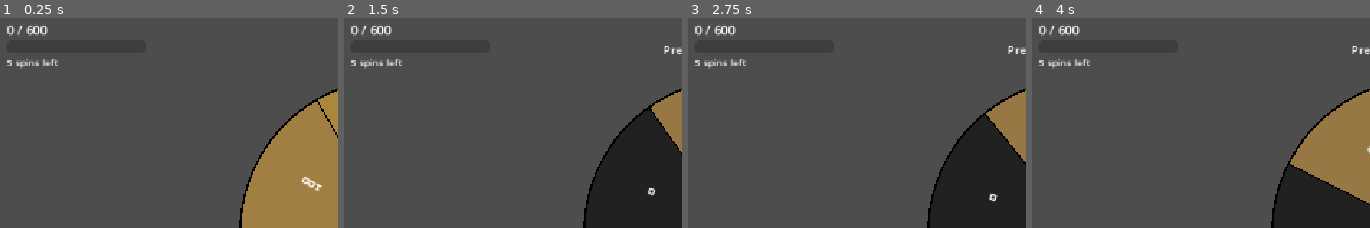
Above: before the commit, frames 1-4 (left to right).
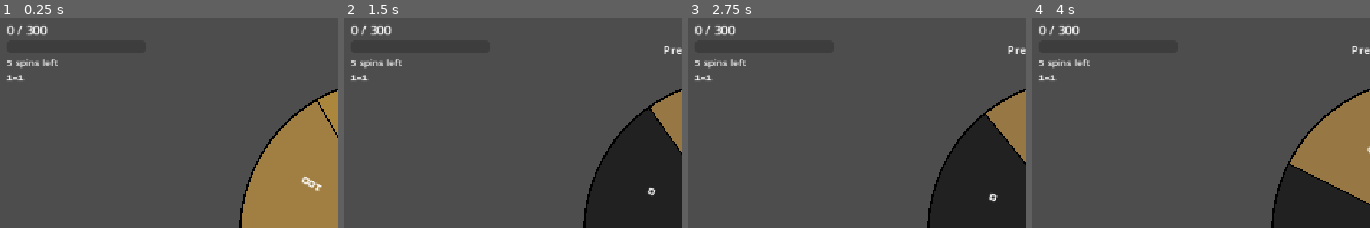
Above: after the commit, the same moments.

Repository: escpad/wheeling-time
Game: Godot game, scene res://scenes/main.tscn
Two runs of this game, one before a commit and one after it. Both use one fixed random seed, a clock stepped at 60 frames per second and the inputs below.
Inputs (mouse positions are % of the whole screen's width and height, from its top left):
- Up to frame 1 (0.25 s): no input
- Up to frame 2 (1.5 s): click "SPIN" at 0.5 s; click "SPIN" at 1.25 s
- Up to frame 3 (2.75 s): click "SPIN" at 2 s
- Up to frame 4 (4 s): tap Space at 2.75, 3.5 s; move the mouse to (84, 46) at 2.77 s; click (84, 46) at 2.92 s; tap Enter (ui_accept) at 3.02, 3.77 s; move the mouse to (34, 57) at 3.52 s; click (34, 57) at 3.67 s
The pictures show only the part of the screen within x 0-50%, y 0-50%; the shares and areas given below are measured in that part.

The runs differ from the first frame. In frame 1, 0.1% of the frame differs, in the area x 1-10%, y 3-30%; in frame 2, 0.1%; in frame 3, 0.1%; in frame 4, 0.1%.

Commit message:
added: stage and level system

Diff:
--- a/scenes/main.tscn
+++ b/scenes/main.tscn
@@ -69,6 +69,26 @@
 offset_bottom = 90.0
 theme_override_font_sizes/font_size = 14
 text = "5 spins left"
+
+[node name="StageLevelLabel" type="Label" parent="." unique_id=1000000018]
+offset_left = 20.0
+offset_top = 95.0
+offset_right = 220.0
+offset_bottom = 115.0
+theme_override_fonts/font = ExtResource("3_font")
+theme_override_font_sizes/font_size = 16
+text = "1-1"
+
+[node name="DebuffLabel" type="Label" parent="." unique_id=1000000019]
+visible = false
+offset_left = 20.0
+offset_top = 118.0
+offset_right = 260.0
+offset_bottom = 136.0
+theme_override_fonts/font = ExtResource("3_font")
+theme_override_font_sizes/font_size = 13
+theme_override_colors/font_color = Color(1, 0.4, 0.4, 1)
+text = "! VALUES HALVED"
 
 [node name="CurseTracker" type="VBoxContainer" parent="." unique_id=1000000016]
 offset_left = 930.0
@@ -144,6 +164,44 @@
 theme_override_colors/font_color = Color(0.7, 0.7, 0.7, 1)
 text = "Skip"
 
+[node name="LevelCompleteLayer" type="CanvasLayer" parent="." unique_id=1000000020]
+layer = 7
+visible = false
+
+[node name="Dim" type="ColorRect" parent="LevelCompleteLayer" unique_id=1000000021]
+anchors_preset = 15
+anchor_right = 1.0
+anchor_bottom = 1.0
+color = Color(0, 0, 0, 0.75)
+
+[node name="LevelLabel" type="Label" parent="LevelCompleteLayer" unique_id=1000000022]
+offset_left = 376.0
+offset_top = 230.0
+offset_right = 776.0
+offset_bottom = 290.0
+horizontal_alignment = 1
+theme_override_fonts/font = ExtResource("3_font")
+theme_override_font_sizes/font_size = 42
+text = "LEVEL COMPLETE"
+
+[node name="NextLevelLabel" type="Label" parent="LevelCompleteLayer" unique_id=1000000023]
+offset_left = 426.0
+offset_top = 298.0
+offset_right = 726.0
+offset_bottom = 330.0
+horizontal_alignment = 1
+theme_override_fonts/font = ExtResource("3_font")
+theme_override_font_sizes/font_size = 22
+text = "Next: 1-2"
+
+[node name="ContinueBtn" type="Button" parent="LevelCompleteLayer" unique_id=1000000024]
+offset_left = 511.0
+offset_top = 348.0
+offset_right = 641.0
+offset_bottom = 388.0
+theme_override_fonts/font = ExtResource("3_font")
+text = "CONTINUE"
+
 [node name="GameOverLayer" type="CanvasLayer" parent="." unique_id=1000000004]
 layer = 10
 visible = false
--- a/scripts/game_manager.gd
+++ b/scripts/game_manager.gd
@@ -1,19 +1,47 @@
 extends Node
+
+const TOTAL_STAGES     := 3
+const LEVELS_PER_STAGE := 3
+const SPINS_PER_LEVEL  := 5
 
 signal game_started
 signal game_over(won: bool)
 signal score_changed(new_score: int)
+signal level_complete(new_stage: int, new_level: int)
 signal event(name: String, data: Dictionary)
 
 var score:      int = 0
 var spins_left: int = 0
 var quota:      int = 0
+var stage:      int = 1
+var level:      int = 1
 
-func start_game(spin_count: int, quota_goal: int) -> void:
+func start_game() -> void:
+	stage      = 1
+	level      = 1
 	score      = 0
-	spins_left = spin_count
-	quota      = quota_goal
+	spins_left = SPINS_PER_LEVEL
+	quota      = _quota_for(1, 1)
 	emit_signal("game_started")
+
+func _quota_for(s: int, l: int) -> int:
+	return ((s - 1) * 3 + (l - 1) + 2) * 150
+
+func is_boss_level() -> bool:
+	return level == LEVELS_PER_STAGE
+
+func advance_level() -> void:
+	level += 1
+	if level > LEVELS_PER_STAGE:
+		level = 1
+		stage += 1
+	if stage > TOTAL_STAGES:
+		emit_signal("game_over", true)
+		return
+	score      = 0
+	spins_left = SPINS_PER_LEVEL
+	quota      = _quota_for(stage, level)
+	emit_signal("level_complete", stage, level)
 
 func add_score(value: int) -> void:
 	score += value
@@ -26,14 +54,20 @@
 	return score >= quota or spins_left <= 0
 
 func check_and_end() -> void:
-	if is_over():
-		emit_signal("game_over", score >= quota)
+	if score >= quota:
+		advance_level()
+	elif spins_left <= 0:
+		emit_signal("game_over", false)
+
+# SCENE TRANSITIONS ---------------------------------------------------------------
 
 func go_to_scene(path: String) -> void:
 	get_tree().change_scene_to_file(path)
 
 func reload() -> void:
 	get_tree().reload_current_scene()
+
+# PAUSE / TIME SCALE ---------------------------------------------------------------
 
 func pause() -> void:
 	get_tree().paused = true
--- a/scripts/main.gd
+++ b/scripts/main.gd
@@ -5,35 +5,46 @@
 
 var _pixel_font: Font = preload("res://assets/BoldPixels.ttf")
 
-@onready var _wheel:       Node2D      = $Wheel
-@onready var _spin_btn:    Button      = $SpinButton
-@onready var _spin_helper: Label       = $SpinText
-@onready var _quota_lbl:   Label       = $QuotaLabel
-@onready var _quota_bar:   ProgressBar = $QuotaBar
-@onready var _spins_lbl:   Label       = $SpinsLabel
-@onready var _game_over:   CanvasLayer = $GameOverLayer
-@onready var _result_lbl:  Label       = $"GameOverLayer/ResultLabel"
-@onready var _score_lbl:   Label       = $"GameOverLayer/ScoreLabel"
-@onready var _restart_btn: Button      = $"GameOverLayer/RestartBtn"
-@onready var _curse_tracker: VBoxContainer = $CurseTracker
-@onready var _boon_sel:    CanvasLayer = $BoonSelectorLayer
-@onready var _skip_btn:    Button      = $"BoonSelectorLayer/SkipBtn"
-@onready var _boon_btns:   Array       = [
+@onready var _wheel:          Node2D      = $Wheel
+@onready var _spin_btn:       Button      = $SpinButton
+@onready var _spin_helper:    Label       = $SpinText
+@onready var _quota_lbl:      Label       = $QuotaLabel
+@onready var _quota_bar:      ProgressBar = $QuotaBar
+@onready var _spins_lbl:      Label       = $SpinsLabel
+@onready var _stage_lbl:      Label       = $StageLevelLabel
+@onready var _debuff_lbl:     Label       = $DebuffLabel
+@onready var _curse_tracker:  VBoxContainer = $CurseTracker
+@onready var _level_layer:    CanvasLayer = $LevelCompleteLayer
+@onready var _level_lbl:      Label       = $"LevelCompleteLayer/LevelLabel"
+@onready var _next_lbl:       Label       = $"LevelCompleteLayer/NextLevelLabel"
+@onready var _continue_btn:   Button      = $"LevelCompleteLayer/ContinueBtn"
+@onready var _game_over:      CanvasLayer = $GameOverLayer
+@onready var _result_lbl:     Label       = $"GameOverLayer/ResultLabel"
+@onready var _score_lbl:      Label       = $"GameOverLayer/ScoreLabel"
+@onready var _restart_btn:    Button      = $"GameOverLayer/RestartBtn"
+@onready var _boon_sel:       CanvasLayer = $BoonSelectorLayer
+@onready var _skip_btn:       Button      = $"BoonSelectorLayer/SkipBtn"
+@onready var _boon_btns:      Array       = [
 	$"BoonSelectorLayer/BoonBtn0",
 	$"BoonSelectorLayer/BoonBtn1",
 	$"BoonSelectorLayer/BoonBtn2",
 ]
 
 var _current_boons: Array = []
+var _pending_level_complete: bool = false
+var _pending_next_stage:     int  = 0
+var _pending_next_level:     int  = 0
 
 func _ready() -> void:
-	GameManager.start_game(5, 600)
+	GameManager.start_game()
 	_spin_btn.pressed.connect(_wheel.start_spin)
 	_wheel.spin_stopped.connect(_on_spin_stopped)
 	_restart_btn.pressed.connect(GameManager.reload)
+	_continue_btn.pressed.connect(_on_continue_level)
 	_skip_btn.pressed.connect(_on_skip)
 	GameManager.score_changed.connect(func(_s: int): _update_hud())
 	GameManager.game_over.connect(_on_game_over)
+	GameManager.level_complete.connect(_on_level_complete)
 	for i in 3:
 		var idx := i
 		var btn: Button = _boon_btns[i]
@@ -47,10 +58,42 @@
 	GameManager.add_score(value)
 	GameManager.use_spin()
 	_update_hud()
+	var was_last_spin := GameManager.spins_left == 0
 	GameManager.check_and_end()
-	if not GameManager.is_over():
+	if _pending_level_complete:
+		if not was_last_spin:
+			_show_boon_selector()
+		else:
+			_show_level_complete_overlay()
+	elif not GameManager.is_over():
 		_spin_helper.text = "LAST SPIN — click to stop!" if GameManager.spins_left == 1 else "Press SPACE to stop!"
 		_show_boon_selector()
+
+func _on_level_complete(new_stage: int, new_level: int) -> void:
+	_pending_level_complete = true
+	_pending_next_stage     = new_stage
+	_pending_next_level     = new_level
+
+func _show_level_complete_overlay() -> void:
+	_spin_btn.disabled = true
+	_boon_sel.visible  = false
+	if GameManager.is_boss_level():
+		_wheel.apply_debuff()
+		_debuff_lbl.visible = true
+	elif _wheel.debuff_active:
+		_wheel.remove_debuff()
+		_debuff_lbl.visible = false
+	_level_lbl.text      = "LEVEL COMPLETE"
+	_next_lbl.text       = "Next: %d-%d" % [_pending_next_stage, _pending_next_level]
+	_pending_level_complete = false
+	_level_layer.visible = true
+
+func _on_continue_level() -> void:
+	_level_layer.visible = false
+	_spin_btn.disabled   = false
+	_update_hud()
+
+# BOON SELECTOR ---------------------------------------------------------------
 
 func _scale_card(btn: Button, target: Vector2) -> void:
 	btn.pivot_offset = btn.size / 2.0
@@ -65,10 +108,8 @@
 		var extra: String = ("%d°" % b["degrees"]) if b["type"] in ["fixed", "curse"] else b["type"]
 		var passive := ""
 		if b["type"] == "curse":
-			if b.get("passive", "") == "multiply_gold":
-				passive += "\n1.5x all Gold"
-			if b.get("passive2", "") == "double_dark":
-				passive += "\n2x all Curses"
+			if b.get("passive",  "") == "multiply_gold": passive += "\n1.5x all Gold"
+			if b.get("passive2", "") == "double_dark":   passive += "\n2x all Curses"
 		_boon_btns[i].text = "%s\n%s  %s\n%s%s" % [b["name"], b["type"].capitalize(), extra, pts, passive]
 	_wheel.locked = true
 	_boon_sel.visible = true
@@ -85,23 +126,23 @@
 		btn.scale = Vector2.ONE
 	_boon_sel.visible = false
 	_wheel.locked = false
+	if _pending_level_complete:
+		_show_level_complete_overlay()
 
 func _add_curse_icon(boon: Dictionary) -> void:
 	var abbrev := ""
 	for word in boon["name"].split(" "):
 		abbrev += word[0].to_upper()
-
 	var effects: Array[String] = []
 	if boon.get("passive",  "") == "multiply_gold": effects.append("1.5x all Gold")
 	if boon.get("passive2", "") == "double_dark":   effects.append("2x all Curses")
-
 	var icon := PanelContainer.new()
 	icon.custom_minimum_size = Vector2(40, 40)
 	icon.tooltip_text = "%s\n%s" % [boon["name"], "\n".join(effects)]
 	var style := StyleBoxFlat.new()
 	style.bg_color = Color(0.25, 0.0, 0.35)
-	style.corner_radius_top_left    = 4
-	style.corner_radius_top_right   = 4
+	style.corner_radius_top_left     = 4
+	style.corner_radius_top_right    = 4
 	style.corner_radius_bottom_right = 4
 	style.corner_radius_bottom_left  = 4
 	icon.add_theme_stylebox_override("panel", style)
@@ -120,18 +161,27 @@
 		btn.scale = Vector2.ONE
 	_boon_sel.visible = false
 	_wheel.locked = false
+	if _pending_level_complete:
+		_show_level_complete_overlay()
+
+# GAME OVER ---------------------------------------------------------------
 
 func _on_game_over(won: bool) -> void:
 	_spin_btn.disabled = true
-	_boon_sel.visible = false
+	_boon_sel.visible  = false
+	_level_layer.visible = false
 	_result_lbl.text = "YOU WIN!" if won else "YOU LOSE"
 	_score_lbl.text  = "Final score: %d / %d" % [GameManager.score, GameManager.quota]
 	_game_over.visible = true
 
+# HUD ---------------------------------------------------------------
+
 func _update_hud() -> void:
-	_quota_lbl.text  = "%d / %d" % [GameManager.score, GameManager.quota]
-	_quota_bar.value = clamp(GameManager.score, 0, GameManager.quota)
-	_spins_lbl.text  = "%d spins left" % GameManager.spins_left
+	_quota_lbl.text      = "%d / %d" % [GameManager.score, GameManager.quota]
+	_quota_bar.max_value = GameManager.quota
+	_quota_bar.value     = clamp(GameManager.score, 0, GameManager.quota)
+	_spins_lbl.text      = "%d spins left" % GameManager.spins_left
+	_stage_lbl.text      = "%d-%d" % [GameManager.stage, GameManager.level]
 
 func _draw() -> void:
 	var tip   := WHEEL_POS + Vector2(0, -WHEEL_RADIUS - 5)
--- a/scripts/wheel.gd
+++ b/scripts/wheel.gd
@@ -42,6 +42,7 @@
 var angular_velocity: float = 0.0
 var locked: bool = false
 var passives: Array[String] = []
+var debuff_active: bool = false
 var _decel_rate: float = DECEL_RATE_NORMAL
 
 signal spin_stopped(landed_index: int, value: int)
@@ -109,6 +110,26 @@
 				s["label"] = str(s["value"])
 				s["color"] = _color_for(s["value"], s["group"])
 
+func apply_debuff() -> void:
+	debuff_active = true
+	for s in sections:
+		s["pre_debuff"] = s["value"]
+		if s["value"] > 0:
+			s["value"] = s["value"] / 2
+			s["label"] = str(s["value"])
+			s["color"]  = _color_for(s["value"], s["group"])
+	queue_redraw()
+
+func remove_debuff() -> void:
+	debuff_active = false
+	for s in sections:
+		if s.has("pre_debuff"):
+			s["value"] = s["pre_debuff"]
+			s.erase("pre_debuff")
+			s["label"] = str(s["value"])
+			s["color"]  = _color_for(s["value"], s["group"])
+	queue_redraw()
+
 func recalculate_sections() -> void:
 	var fixed_total     := 0.0
 	var resizable_count := 0
